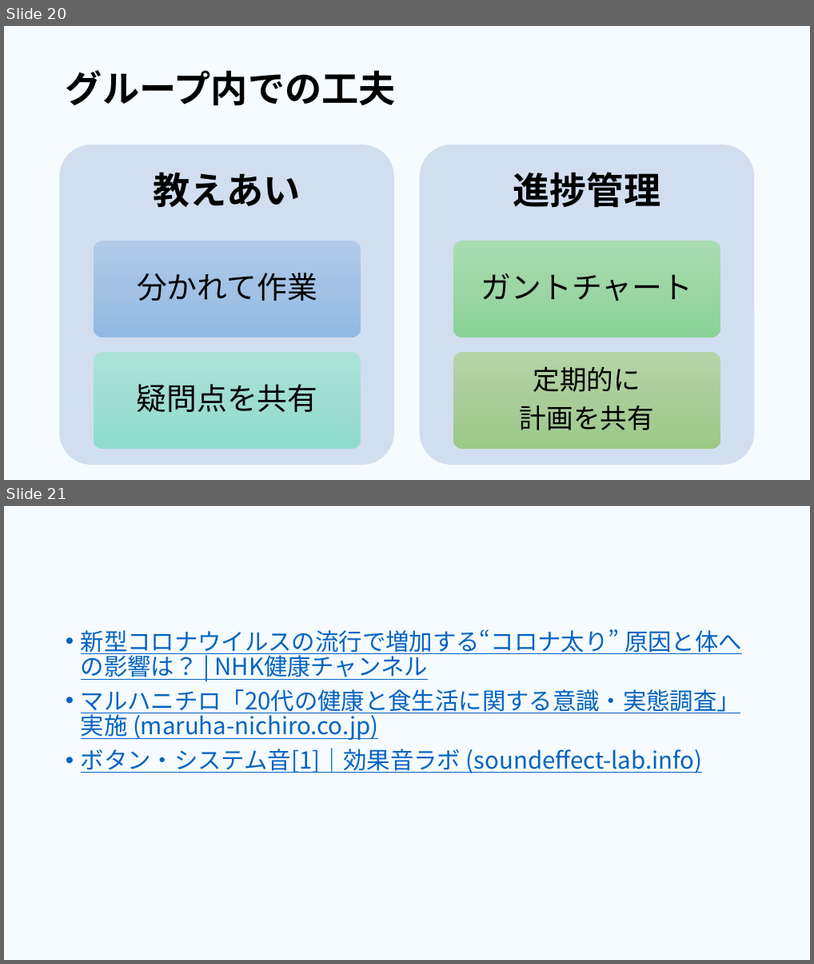
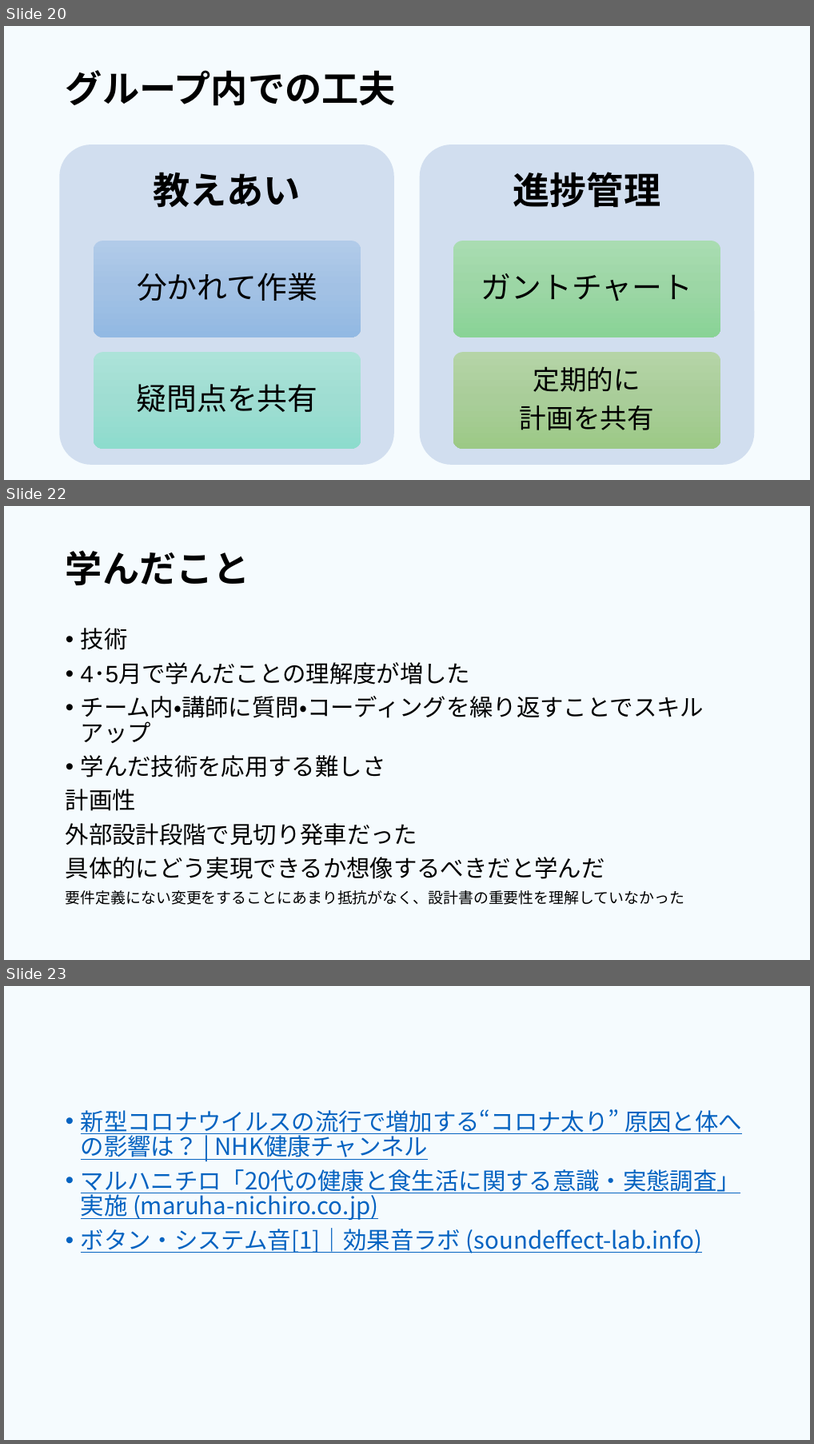
Before and after one commit to dojo2023/E-4, a slide deck: 共有用フォルダー/成果発表.pptx. Shown one above the other, each under a label of ours: slides 20 and 21 before the commit, slides 20, 22 and 23 after it; the slides between them are not shown. The pictures are 814x964 and 814x1444 pixels, drawn with LibreOffice and Linux fonts; fonts in the diff are those of the drawing. Boxes give left, top, right and bottom in pixels: in the first picture for what was removed or moved away, otherwise in the second. Text is boxed around its words. In the diff, an @@ line names an element or a change of style, - is before the commit and + after.

```diff
--- a/共有用フォルダー/成果発表.pptx
+++ b/共有用フォルダー/成果発表.pptx
@@ slide 22 added at bbox=[4, 506, 810, 960], background #00B0F0 at 4% opacity @@
@@ title added at bbox=[66, 550, 250, 585], 44 pt, text #000000, bold @@
+学んだこと
@@ text added at bbox=[66, 628, 704, 904], 28 pt, text #000000 @@
+• 技術
+• 4･5月で学んだことの理解度が増した
+• チーム内・講師に質問・コーディングを繰り返すことでスキルアップ
+• 学んだ技術を応用する難しさ
+計画性
+外部設計段階で見切り発車だった
+具体的にどう実現できるか想像するべきだと学んだ
+要件定義にない変更をすることにあまり抵抗がなく、設計書の重要性を理解していなかった
@@ what was slide 21 is now slide 23 @@
```
Also in this commit, not shown: 5 slides changed, 1 other slide added.
